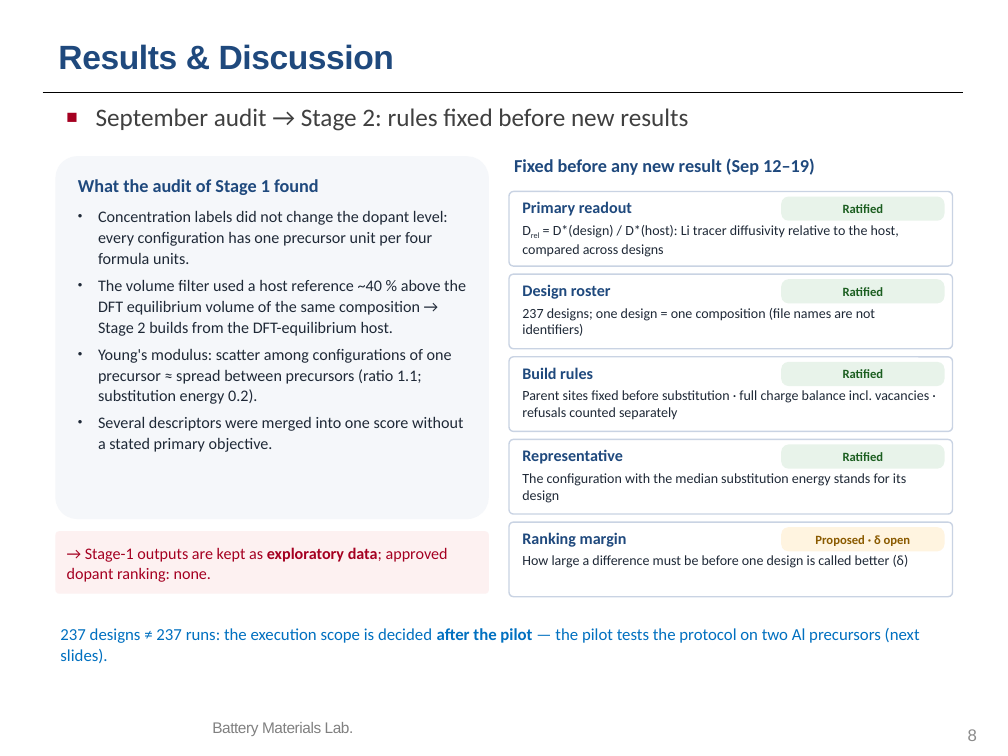
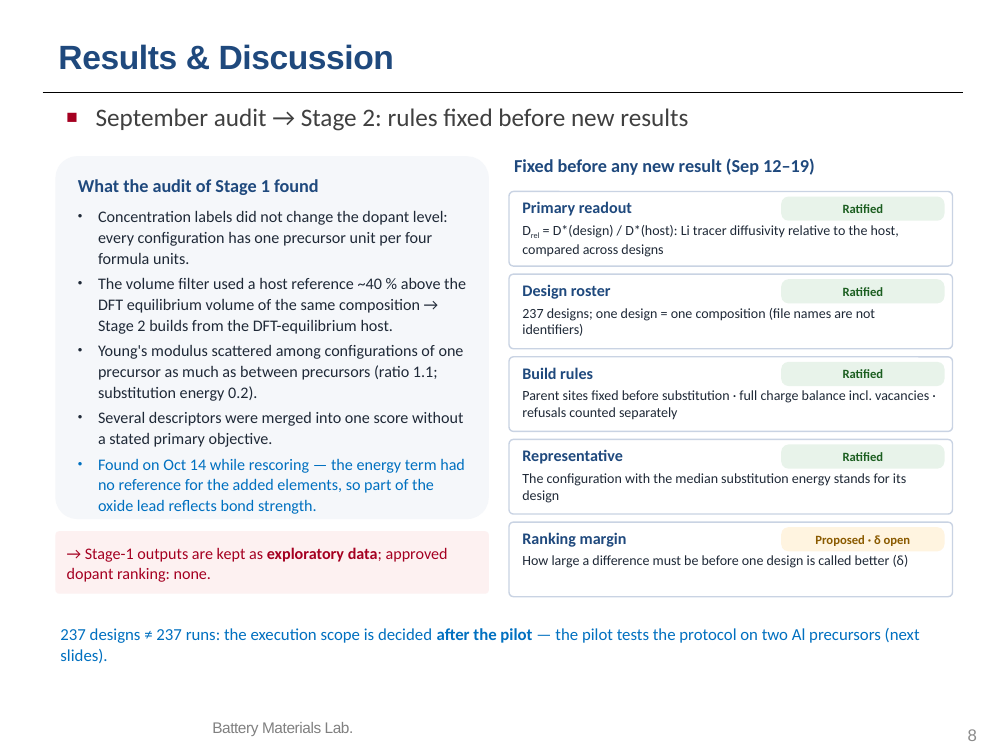
Before and after one commit to yonghoon7153-source/Yonghoon-DEM-DFT, a slide deck: slide 8 of kb/seminars/Research_Seminar_2026_10_13_cascade_progress.pptx. Drawn at 1008x756 pixels with LibreOffice and Linux fonts; fonts in the diff are those of the drawing; background and template pictures are left out. Boxes give left, top, right and bottom in pixels: in the first picture for what was removed or moved away, otherwise in the second. Text is boxed around its words. In the diff, an @@ line names an element or a change of style, - is before the commit and + after.

```diff
--- a/kb/seminars/Research_Seminar_2026_10_13_cascade_progress.pptx
+++ b/kb/seminars/Research_Seminar_2026_10_13_cascade_progress.pptx
@@ text in rounded rectangle at [98, 210, 466, 447]: less space between paragraphs; more space between paragraphs @@
@@ text in rounded rectangle at [98, 345, 464, 401]: text changed @@
-• Young's modulus: scatter among configurations of one precursor ≈ spread between precursors (ratio 1.1; substitution energy 0.2).
+• Young's modulus scattered among configurations of one precursor as much as between precursors (ratio 1.1; substitution energy 0.2).
@@ text in rounded rectangle at [98, 459, 465, 514]: paragraph added @@
+• Found on Oct 14 while rescoring — the energy term had no reference for the added elements, so part of the oxide lead reflects bond strength.
```
Also in this commit, not shown: 26 other files.
